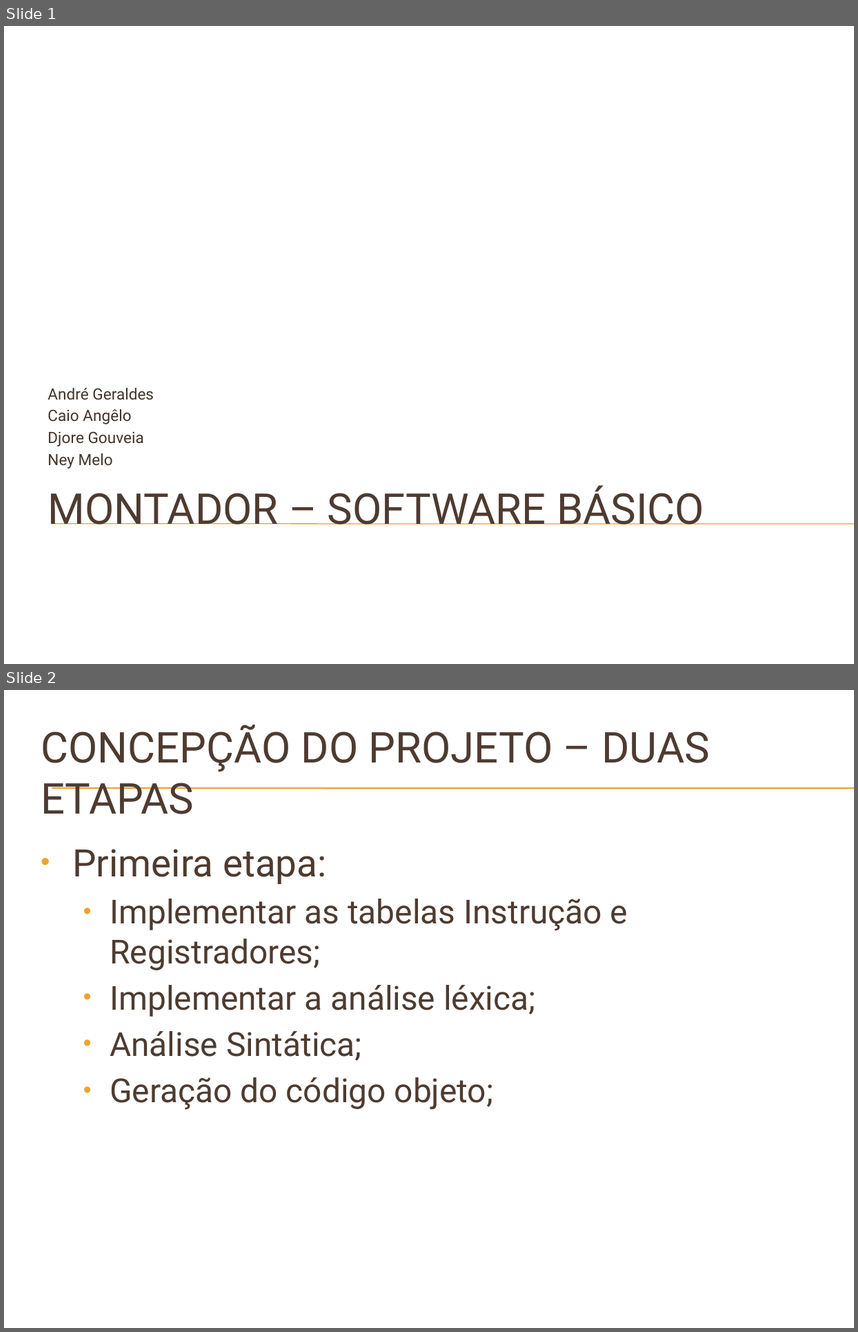
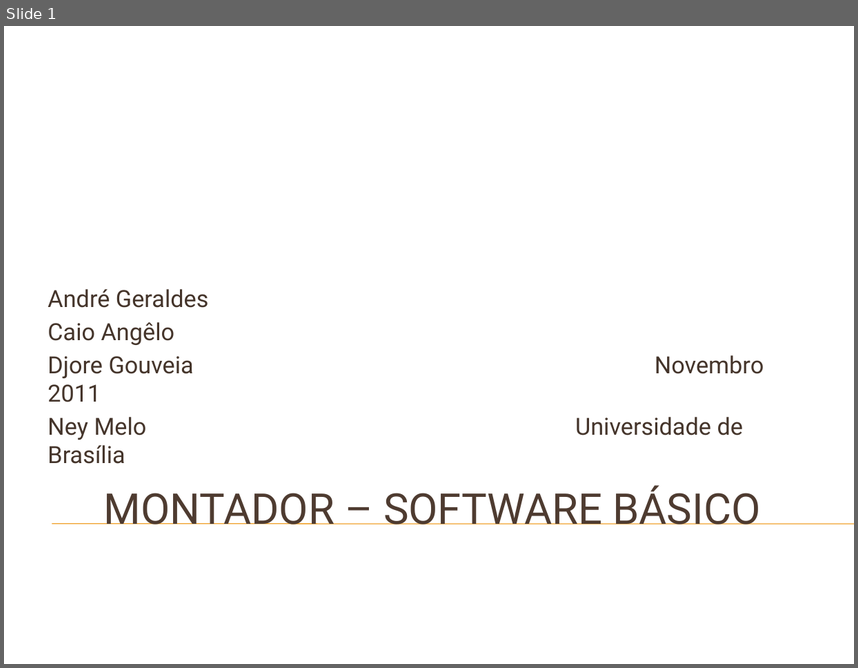
Before and after one commit to badershs/mips-assembler-unb, a slide deck: doc/Apresentação do GMAG – Software Básico.pptx. Shown one above the other, each under a label of ours: slides 1 and 2 before the commit, slide 1 after it. The pictures are 858x1332 and 858x668 pixels, drawn with LibreOffice and Linux fonts; fonts in the diff are those of the drawing; background and template pictures are left out. Boxes give left, top, right and bottom in pixels: in the first picture for what was removed or moved away, otherwise in the second. Text is boxed around its words. In the diff, an @@ line names an element or a change of style, - is before the commit and + after.

```diff
--- a/doc/Apresentação do GMAG – Software Básico.pptx
+++ b/doc/Apresentação do GMAG – Software Básico.pptx
@@ slide 2 removed at (x1=4, y1=690, x2=854, y2=1328), background picture (left out) @@
@@ title removed at (x1=41, y1=724, x2=710, y2=814) @@
-CONCEPÇÃO DO PROJETO – DUAS ETAPAS
@@ line removed from (52, 788) to (854, 788) @@
@@ line removed from (52, 789) to (854, 789) @@
@@ text removed at (x1=72, y1=849, x2=628, y2=1110) @@
-• Primeira etapa:
-  • Implementar as tabelas Instrução e Registradores;
-  • Implementar a análise léxica;
-  • Análise Sintática;
-  • Geração do código objeto;
@@ slide 1 changed as well @@
@@ subtitle at (x1=47, y1=289, x2=209, y2=345): size 13.2 to 20 pt in "André Geraldes", "Caio Angêlo"; more space between paragraphs @@
@@ subtitle at (x1=47, y1=356, x2=743, y2=440): text changed; size 13.2 to 20 pt @@
-Djore Gouveia
-Ney Melo
+Djore Gouveia Novembro 2011
+Ney Melo Universidade de Brasília
@@ title "MONTADOR – SOFTWARE BÁSICO" at (x1=104, y1=485, x2=760, y2=524): alignment left to centre @@
```
Also in this commit, not shown: 1 other slide changed, 15 slides added, 12 other slides removed.
